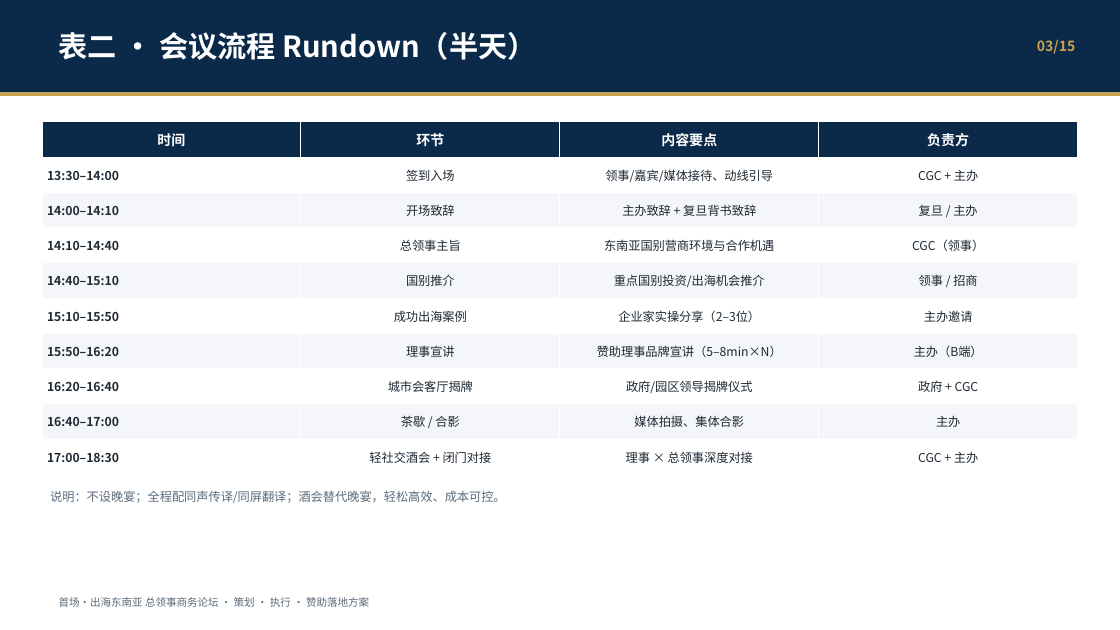
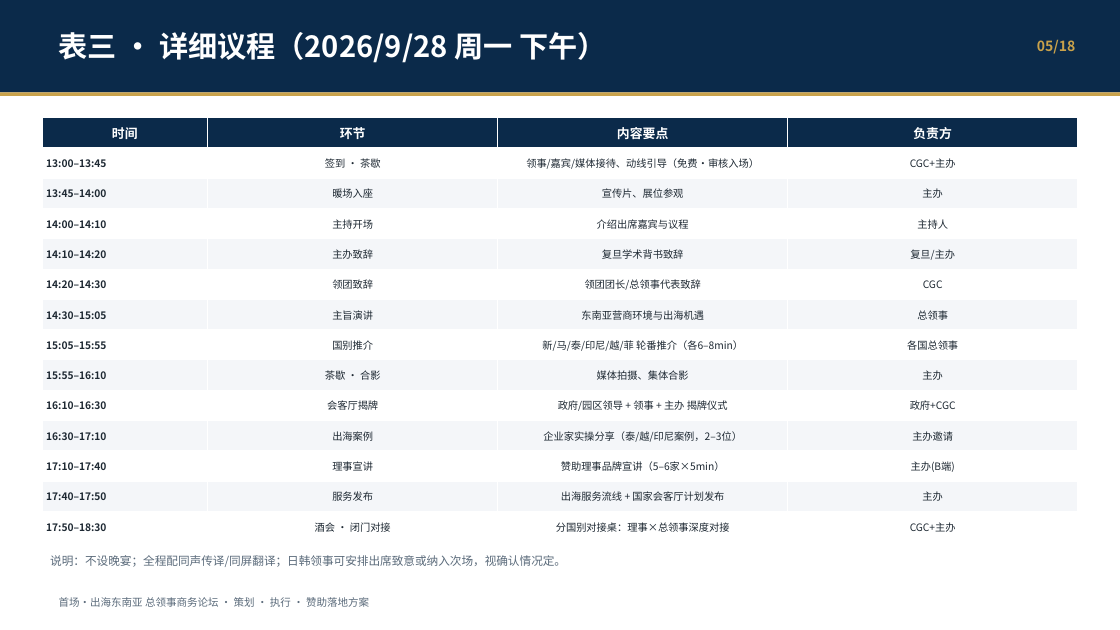
Before and after one commit to hujigang2010-maker/AIDEN, a slide deck: slide 8 of output/首场出海论坛-策划执行与赞助落地.pptx (slide 6 before the commit). Drawn at 1120x630 pixels with LibreOffice and Linux fonts; fonts in the diff are those of the drawing. Boxes give left, top, right and bottom in pixels: in the first picture for what was removed or moved away, otherwise in the second. Text is boxed around its words. In the diff, an @@ line names an element or a change of style, - is before the commit and + after.

```diff
--- a/output/首场出海论坛-策划执行与赞助落地.pptx
+++ b/output/首场出海论坛-策划执行与赞助落地.pptx
@@ text at [59,32,606,63]: text changed @@
-表二 · 会议流程 Rundown（半天）
+表三 · 详细议程（2026/9/28 周一 下午）
@@ text at [1037,39,1075,54]: text changed @@
-03/15
+05/18
@@ table at [42,118,1077,542] @@
-row 2: 13:30–14:00 | 签到入场 | 领事/嘉宾/媒体接待、动线引导 | CGC + 主办
-row 3: 14:00–14:10 | 开场致辞 | 主办致辞 + 复旦背书致辞 | 复旦 / 主办
-row 4: 14:10–14:40 | 总领事主旨 | 东南亚国别营商环境与合作机遇 | CGC（领事）
-row 5: 14:40–15:10 | 国别推介 | 重点国别投资/出海机会推介 | 领事 / 招商
-row 6: 15:10–15:50 | 成功出海案例 | 企业家实操分享（2–3位） | 主办邀请
-row 7: 15:50–16:20 | 理事宣讲 | 赞助理事品牌宣讲（5–8min×N） | 主办（B端）
-row 8: 16:20–16:40 | 城市会客厅揭牌 | 政府/园区领导揭牌仪式 | 政府 + CGC
-row 9: 16:40–17:00 | 茶歇 / 合影 | 媒体拍摄、集体合影 | 主办
-row 10: 17:00–18:30 | 轻社交酒会 + 闭门对接 | 理事 × 总领事深度对接 | CGC + 主办
+row 2: 13:00–13:45 | 签到 · 茶歇 | 领事/嘉宾/媒体接待、动线引导（免费·审核入场） | CGC+主办
+row 3: 13:45–14:00 | 暖场入座 | 宣传片、展位参观 | 主办
+row 4: 14:00–14:10 | 主持开场 | 介绍出席嘉宾与议程 | 主持人
+row 5: 14:10–14:20 | 主办致辞 | 复旦学术背书致辞 | 复旦/主办
+row 6: 14:20–14:30 | 领团致辞 | 领团团长/总领事代表致辞 | CGC
+row 7: 14:30–15:05 | 主旨演讲 | 东南亚营商环境与出海机遇 | 总领事
+row 8: 15:05–15:55 | 国别推介 | 新/马/泰/印尼/越/菲 轮番推介（各6–8min） | 各国总领事
+row 9: 15:55–16:10 | 茶歇 · 合影 | 媒体拍摄、集体合影 | 主办
+row 10: 16:10–16:30 | 会客厅揭牌 | 政府/园区领导 + 领事 + 主办 揭牌仪式 | 政府+CGC
+row 11: 16:30–17:10 | 出海案例 | 企业家实操分享（泰/越/印尼案例，2–3位） | 主办邀请
+row 12: 17:10–17:40 | 理事宣讲 | 赞助理事品牌宣讲（5–6家×5min） | 主办(B端)
+row 13: 17:40–17:50 | 服务发布 | 出海服务流线 + 国家会客厅计划发布 | 主办
+row 14: 17:50–18:30 | 酒会 · 闭门对接 | 分国别对接桌：理事×总领事深度对接 | CGC+主办
@@ table: place and size @@
-table at [42,122,1077,475]
+table at [42,118,1077,542]
@@ text at [50,555,566,567]: text changed; size 10.5 to 10 pt @@
-说明：不设晚宴；全程配同声传译/同屏翻译；酒会替代晚宴，轻松高效、成本可控。
+说明：不设晚宴；全程配同声传译/同屏翻译；日韩领事可安排出席致意或纳入次场，视确认情况定。
```
Also in this commit, not shown: 19 other slides changed, 3 slides added, 5 other files.
